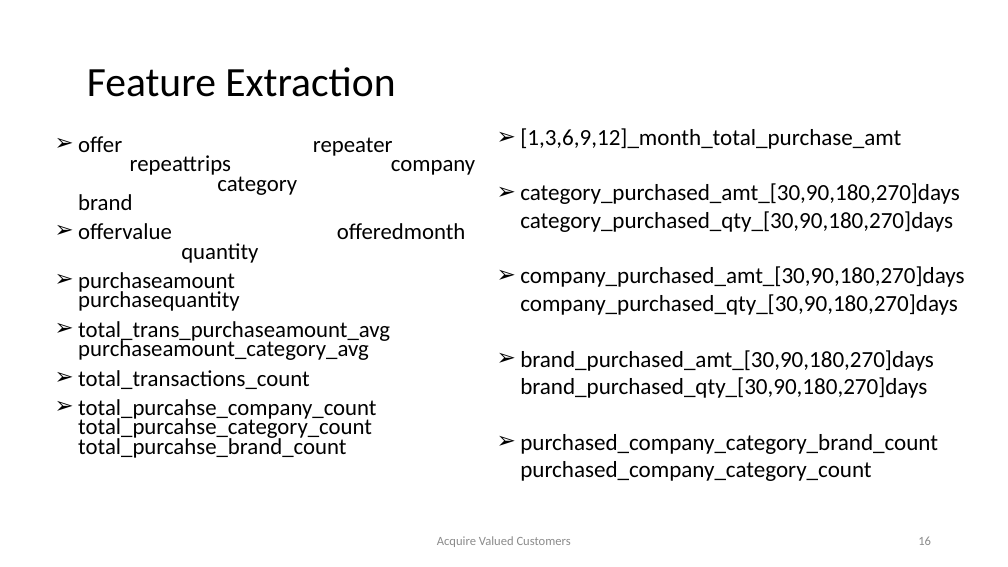
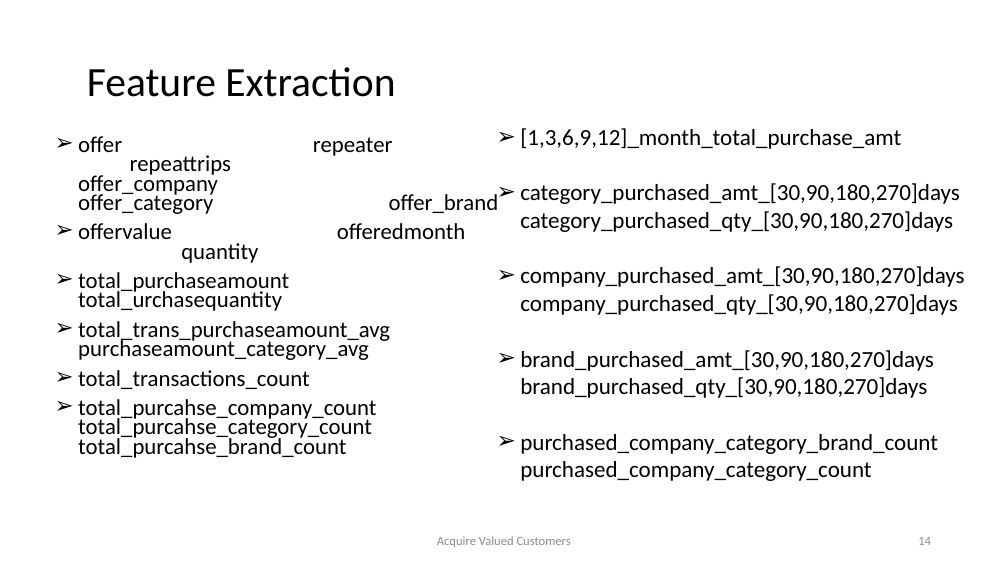
Before and after one commit to samudassir/acquirevaluedcustomers, a slide deck: slide 14 of project_report/project_presentation_II.pptx (slide 16 before the commit). Drawn at 1008x567 pixels with LibreOffice and Linux fonts; fonts in the diff are those of the drawing. Boxes give left, top, right and bottom in pixels: in the first picture for what was removed or moved away, otherwise in the second. Text is boxed around its words. In the diff, an @@ line names an element or a change of style, - is before the commit and + after.

```diff
--- a/project_report/project_presentation_II.pptx
+++ b/project_report/project_presentation_II.pptx
@@ text at bbox=[78, 136, 499, 214]: text changed @@
-➢ offer repeater repeattrips company category brand
+➢ offer repeater repeattrips offer_company offer_category offer_brand
@@ text at bbox=[78, 272, 289, 311]: text changed @@
-➢ purchaseamount purchasequantity
+➢ total_purchaseamount total_urchasequantity
@@ page number at bbox=[918, 537, 931, 545]: text changed @@
-16
+14
```
Also in this commit, not shown: 10 other slides changed, 2 slides removed, 1 other file.
